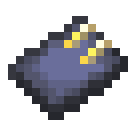
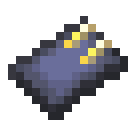
Layer changes from the first 128x128 image to the second:
painted on "bg" over (x1=24, y1=16, x2=112, y2=112)
